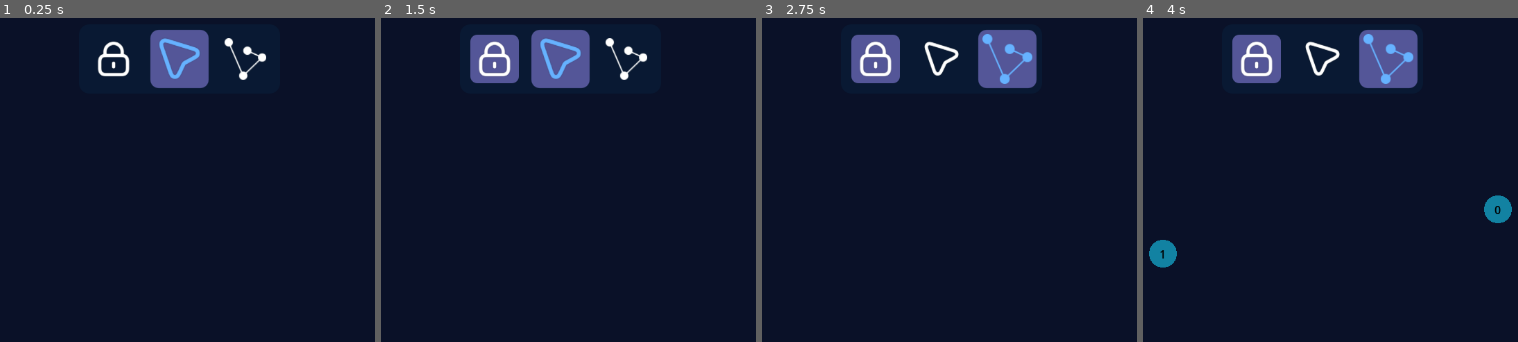
Above: before the commit, frames 1-4 (left to right).
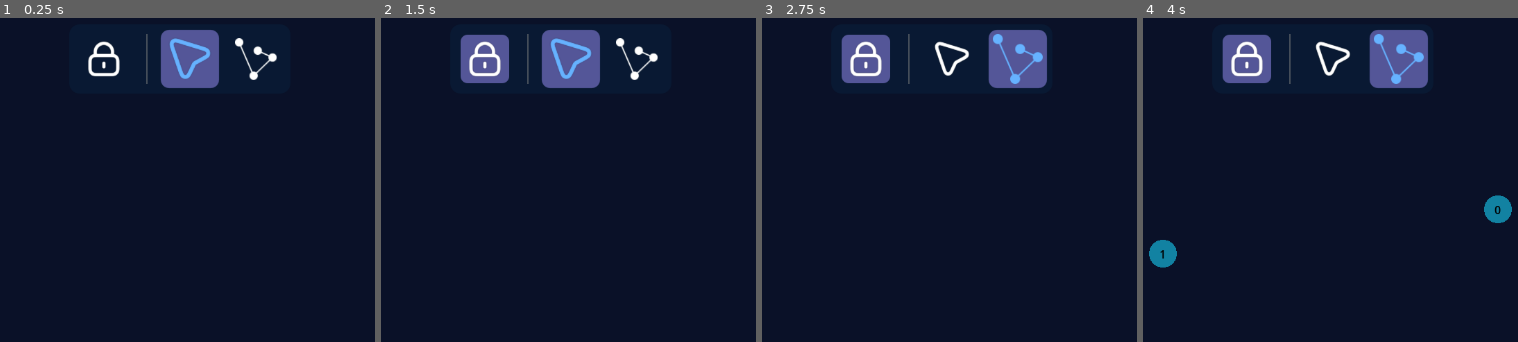
Above: after the commit, the same moments.

Repository: VerticesLTD/Graphos
Game: Godot game, scene res://main.tscn
Same seed, same stepped clock (60 frames per second), same inputs: the game is played once before the commit and once after it.
Inputs (mouse positions are in pixels of both pictures, inside the frame that each line leads up to; where the layout moved, square brackets give the same spot in the first picture):
- Up to frame 1 (0.25 s): no input
- Up to frame 2 (1.5 s): click (486, 60) [493, 60] at 0.5 s; click (572, 60) [561, 60] at 1.25 s
- Up to frame 3 (2.75 s): click (1017, 60) [1005, 60] at 2 s
- Up to frame 4 (4 s): tap Enter at 2.75 s; move the mouse to (1499, 209) at 2.77 s; hold Right (ui_right) 2.78-3.5 s; hold Delete (delete) 2.78-3.5 s; click (1499, 209) at 2.92 s; tap Space at 3.5 s; drag from (1161, 254) to (1281, 322) at 3.52 s

The runs differ from the first frame. In frame 1, 3.1% of the frame differs, in the area x 23-74%, y 3-22%; in frame 2, 3.8%, in the area x 21-74%, y 3-22%; in frame 3, 3.8%; in frame 4, 3.8%.

Commit message:
Add separator to toolbar

Diff:
--- a/ui/global/tool_bar.tscn
+++ b/ui/global/tool_bar.tscn
@@ -18,6 +18,11 @@
 expand_margin_top = 15.0
 expand_margin_right = 15.0
 expand_margin_bottom = 15.0
+
+[sub_resource type="StyleBoxLine" id="StyleBoxLine_lpcgc"]
+color = Color(0.5058824, 0.5058824, 0.5058824, 0.5411765)
+thickness = 2
+vertical = true
 
 [node name="ToolBar" type="MarginContainer"]
 anchors_preset = 5
@@ -69,6 +74,10 @@
 texture = ExtResource("3_l8ge4")
 expand_mode = 1
 stretch_mode = 5
+
+[node name="VSeparator" type="VSeparator" parent="PanelContainer/HBoxContainer"]
+layout_mode = 2
+theme_override_styles/separator = SubResource("StyleBoxLine_lpcgc")
 
 [node name="Selection" type="Button" parent="PanelContainer/HBoxContainer"]
 texture_filter = 4
Not shown: 1 places in ui/global/tool_bar.tscn that only renumber resources
